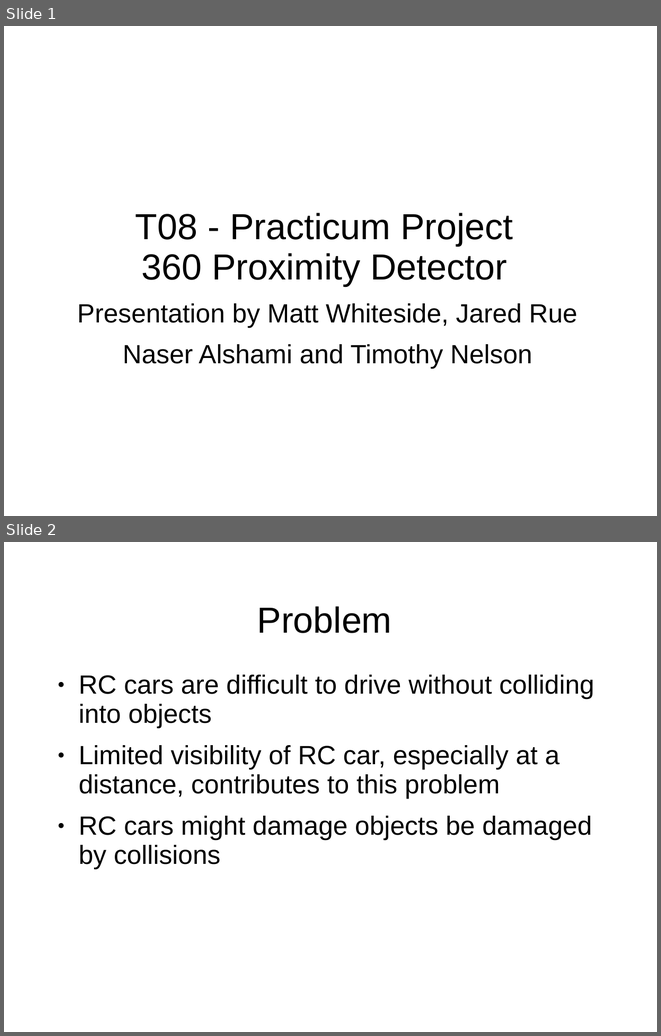
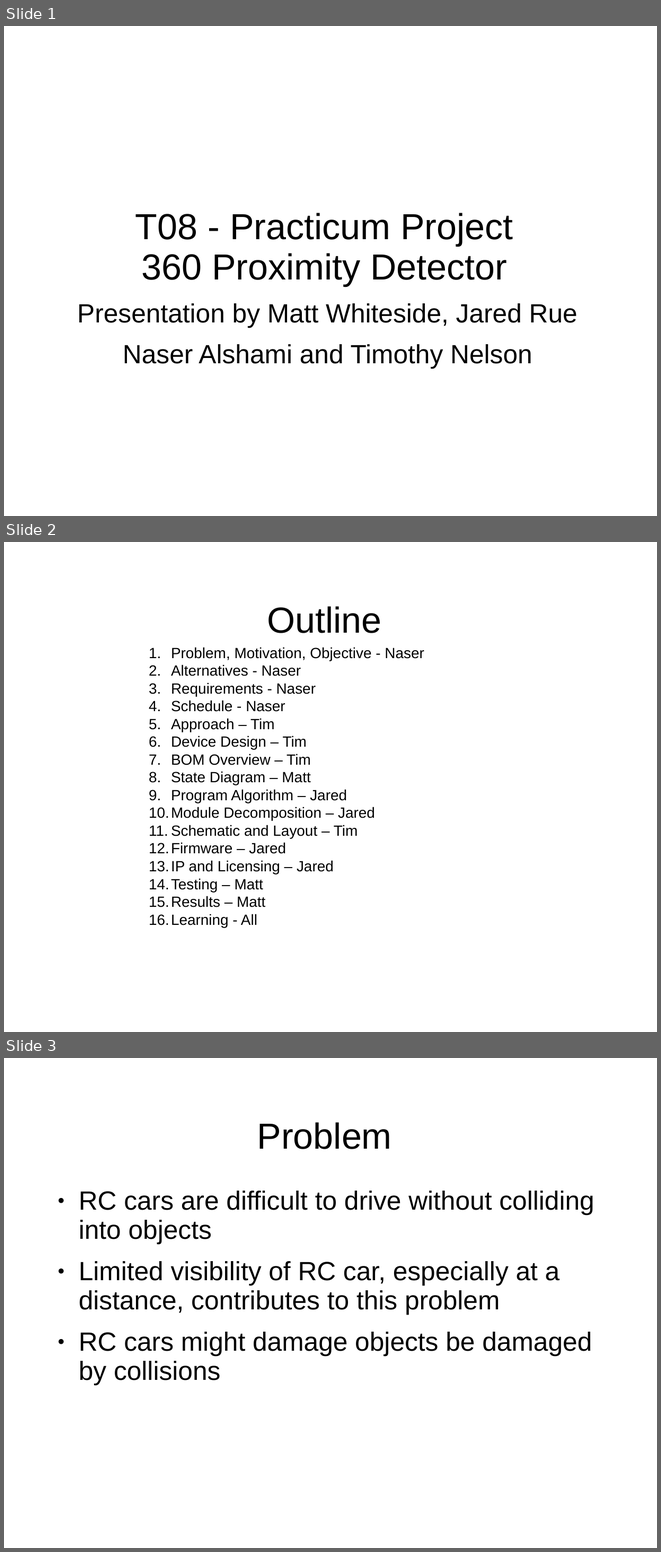
Before and after one commit to RC360Detector/RC360Detector, a slide deck: T08 - Presentation.ppt. Shown one above the other, each under a label of ours: slides 1 and 2 before the commit, slides 1, 2 and 3 after it. The pictures are 661x1036 and 661x1552 pixels, drawn with LibreOffice and Linux fonts; fonts in the diff are those of the drawing; background and template pictures are left out. Boxes give left, top, right and bottom in pixels: in the first picture for what was removed or moved away, otherwise in the second. Text is boxed around its words. In the diff, an @@ line names an element or a change of style, - is before the commit and + after.

```diff
--- a/T08 - Presentation.ppt
+++ b/T08 - Presentation.ppt
@@ slide 2 added at bbox=[4, 542, 657, 1032], background picture (left out) @@
@@ title added at bbox=[267, 606, 382, 633], 44 pt, text #000000 @@
+Outline
@@ text added at bbox=[171, 647, 424, 927], 18 pt, text #000000 @@
+1. Problem, Motivation, Objective - Naser
+2. Alternatives - Naser
+3. Requirements - Naser
+4. Schedule - Naser
+5. Approach – Tim
+6. Device Design – Tim
+7. BOM Overview – Tim
+8. State Diagram – Matt
+9. Program Algorithm – Jared
+10. Module Decomposition – Jared
+11. Schematic and Layout – Tim
+12. Firmware – Jared
+13. IP and Licensing – Jared
+14. Testing – Matt
+15. Results – Matt
+16. Learning - All
@@ what was slide 2 is now slide 3 @@
```
Also in this commit, not shown: 1 slide changed.
